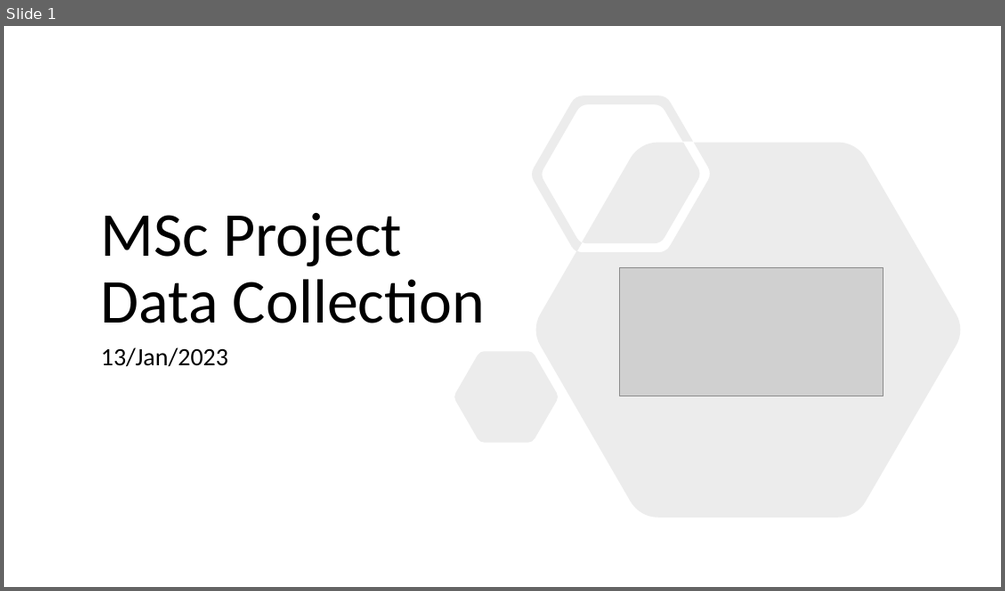
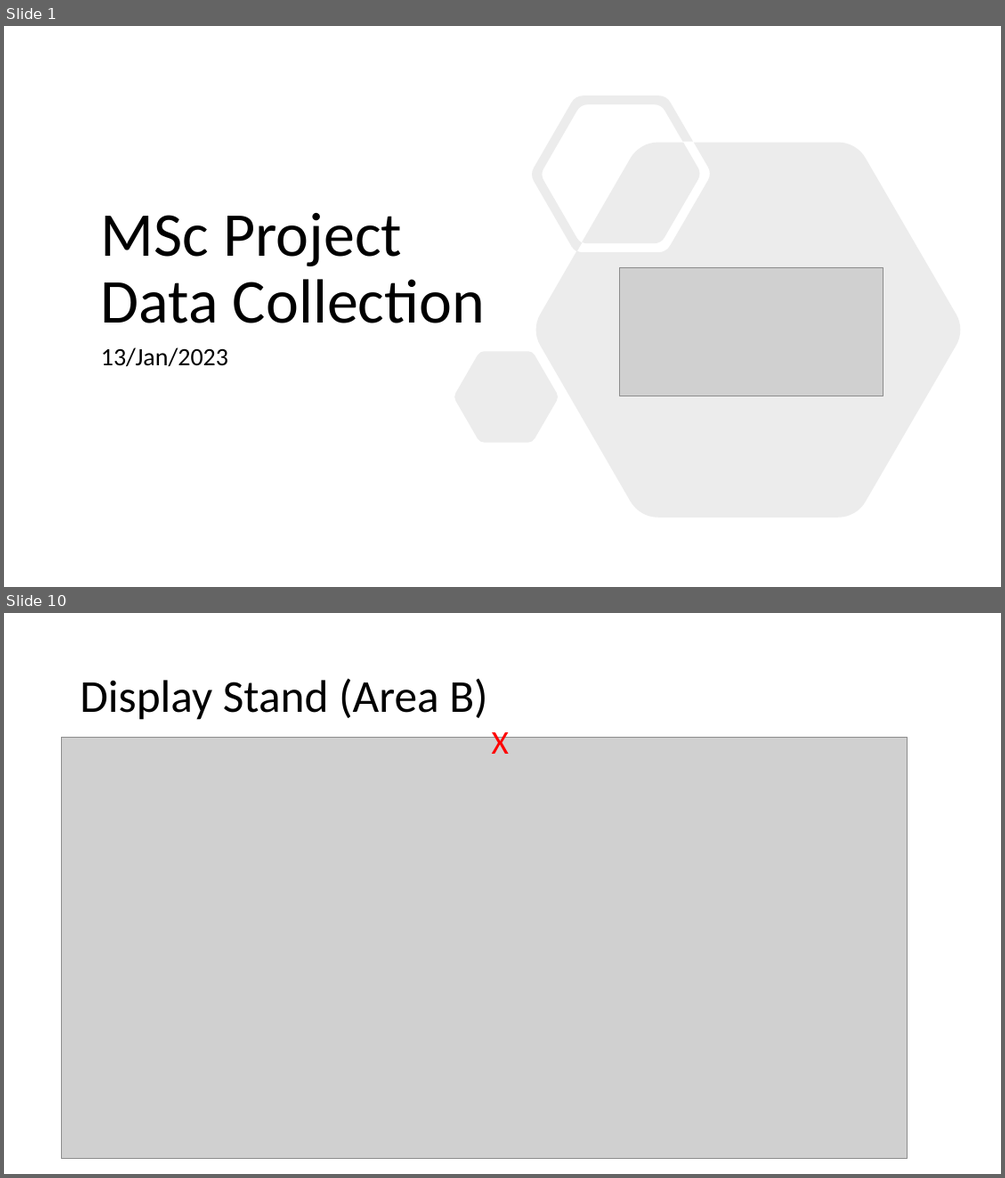
Before and after one commit to ofithcheallaigh/masters_project, a slide deck: Documentation/Presentations/Supervisor Meetings/update_130123.pptx. Shown one above the other, each under a label of ours: slide 1 before the commit, slides 1 and 10 after it; the slides between them are not shown. The pictures are 1005x591 and 1005x1178 pixels, drawn with LibreOffice and Linux fonts; fonts in the diff are those of the drawing; grey boxes stand for pictures. Boxes give left, top, right and bottom in pixels: in the first picture for what was removed or moved away, otherwise in the second. Text is boxed around its words. In the diff, an @@ line names an element or a change of style, - is before the commit and + after.

```diff
--- a/Documentation/Presentations/Supervisor Meetings/update_130123.pptx
+++ b/Documentation/Presentations/Supervisor Meetings/update_130123.pptx
@@ slide 10 added at [4,613,1001,1174], background #FFFFFF @@
@@ title added at [80,678,487,720], 44 pt, text #000000 @@
+Display Stand (Area B)
@@ picture added at [62,738,907,1159] @@
@@ text added at [492,726,509,754], 32 pt, text #FF0000 @@
+X
```
Also in this commit, not shown: 1 slide changed, 8 other slides added.
